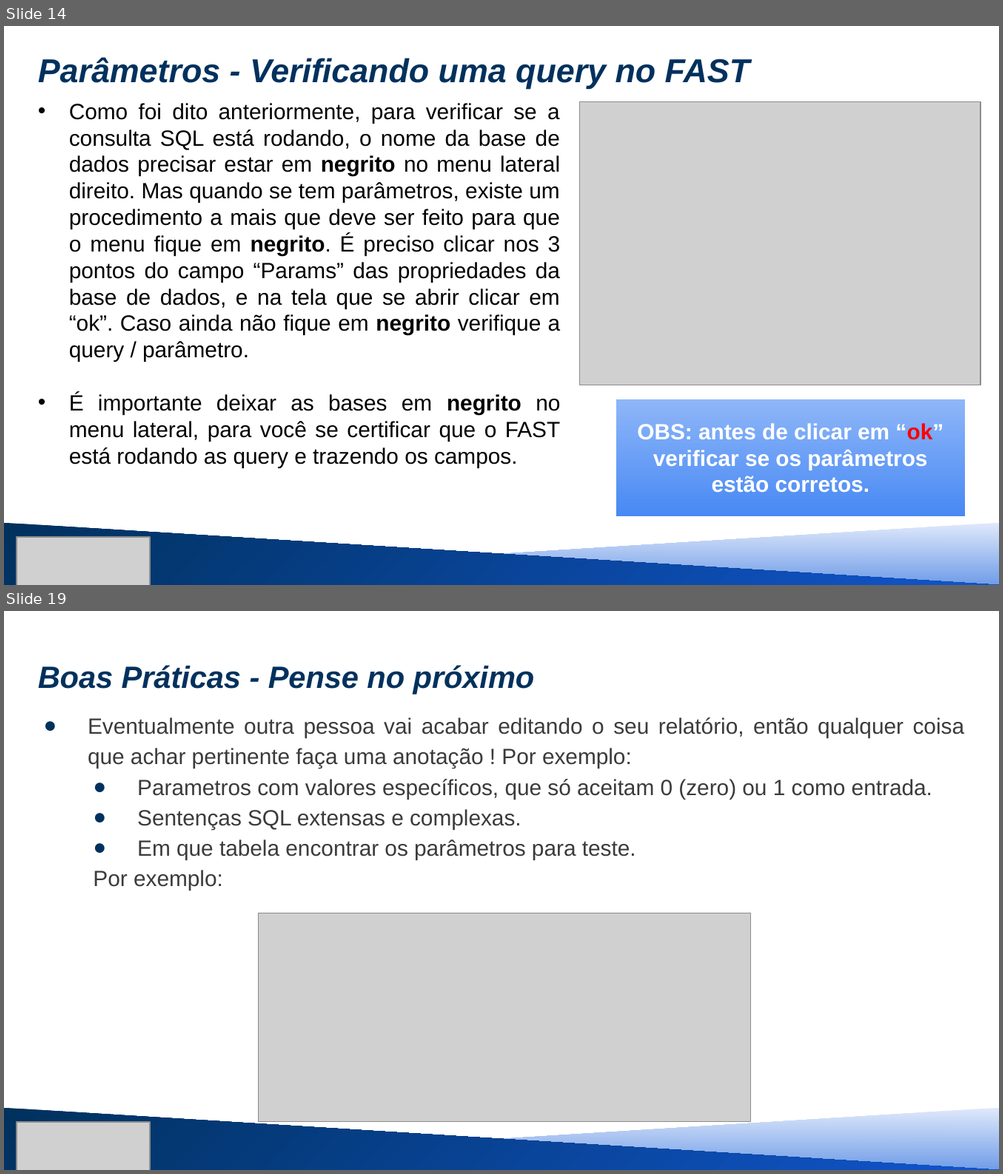
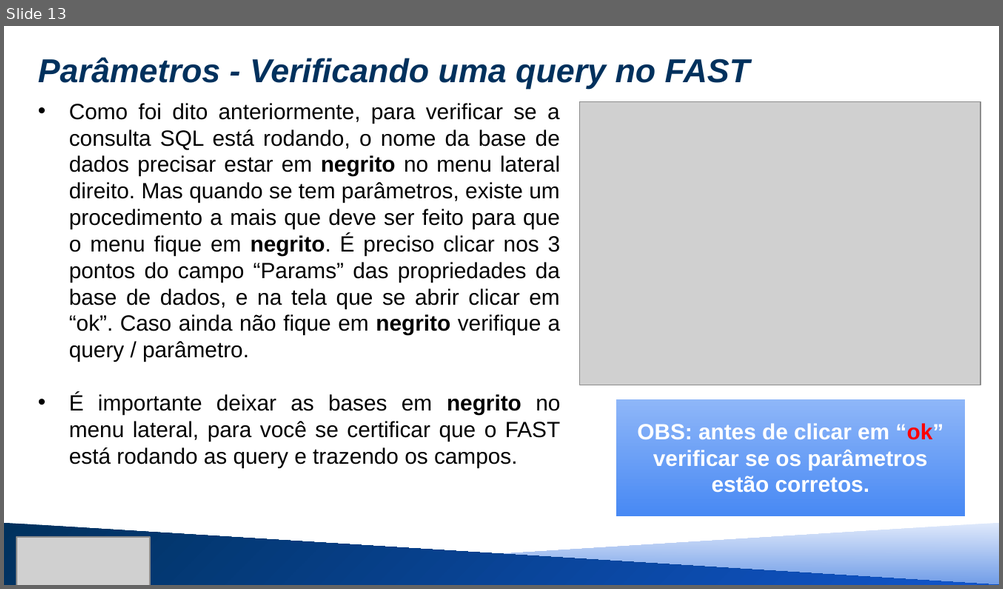
Before and after one commit to MauricioSEmbras/FAST_Report, a slide deck: Treinamento FAST REPORT/treinamento fast - nível 1 parte 2.pptx. Shown one above the other, each under a label of ours: slides 14 and 19 before the commit, slide 13 after it; the slides between them are not shown. The pictures are 1003x1174 and 1003x589 pixels, drawn with LibreOffice and Linux fonts; fonts in the diff are those of the drawing; grey boxes stand for pictures. Boxes give left, top, right and bottom in pixels: in the first picture for what was removed or moved away, otherwise in the second. Text is boxed around its words. In the diff, an @@ line names an element or a change of style, - is before the commit and + after.

```diff
--- a/Treinamento FAST REPORT/treinamento fast - nível 1 parte 2.pptx
+++ b/Treinamento FAST REPORT/treinamento fast - nível 1 parte 2.pptx
@@ slide 19 removed at <box>4,611,999,1170</box>, background #FFFFFF @@
@@ title removed at <box>38,665,535,694</box> @@
-Boas Práticas - Pense no próximo
@@ text removed at <box>88,718,965,890</box> @@
-● Eventualmente outra pessoa vai acabar editando o seu relatório, então qualquer coisa que achar pertinente faça uma anotação ! Por exemplo:
-  ● Parametros com valores específicos, que só aceitam 0 (zero) ou 1 como entrada.
-  ● Sentenças SQL extensas e complexas.
-  ● Em que tabela encontrar os parâmetros para teste.
-  Por exemplo:
@@ picture removed at <box>259,914,751,1122</box> @@
@@ right triangle removed at <box>4,1108,999,1170</box> @@
@@ right triangle removed at <box>4,1108,999,1170</box> @@
@@ picture removed at <box>17,1122,151,1170</box> @@
@@ what was slide 14 is now slide 13 @@
```
Also in this commit, not shown: 1 slide added, 6 other slides removed, 1 other file.
